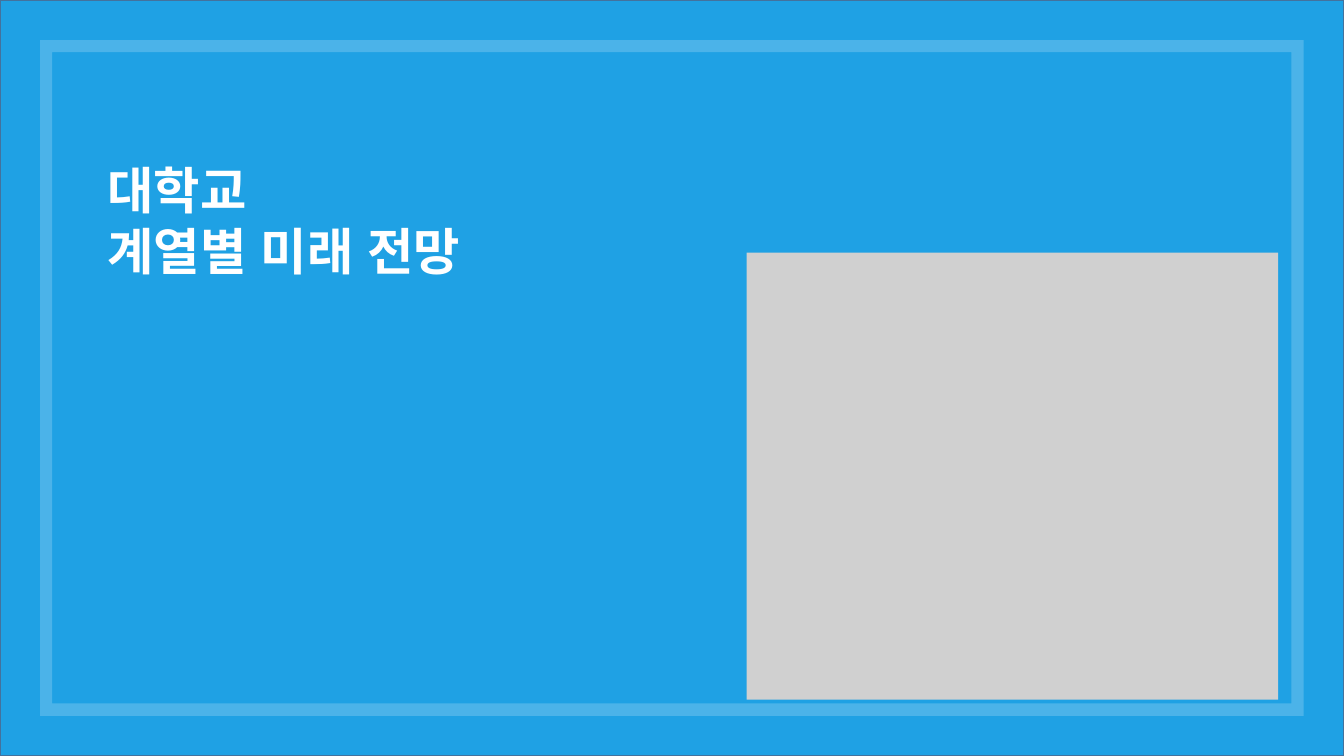
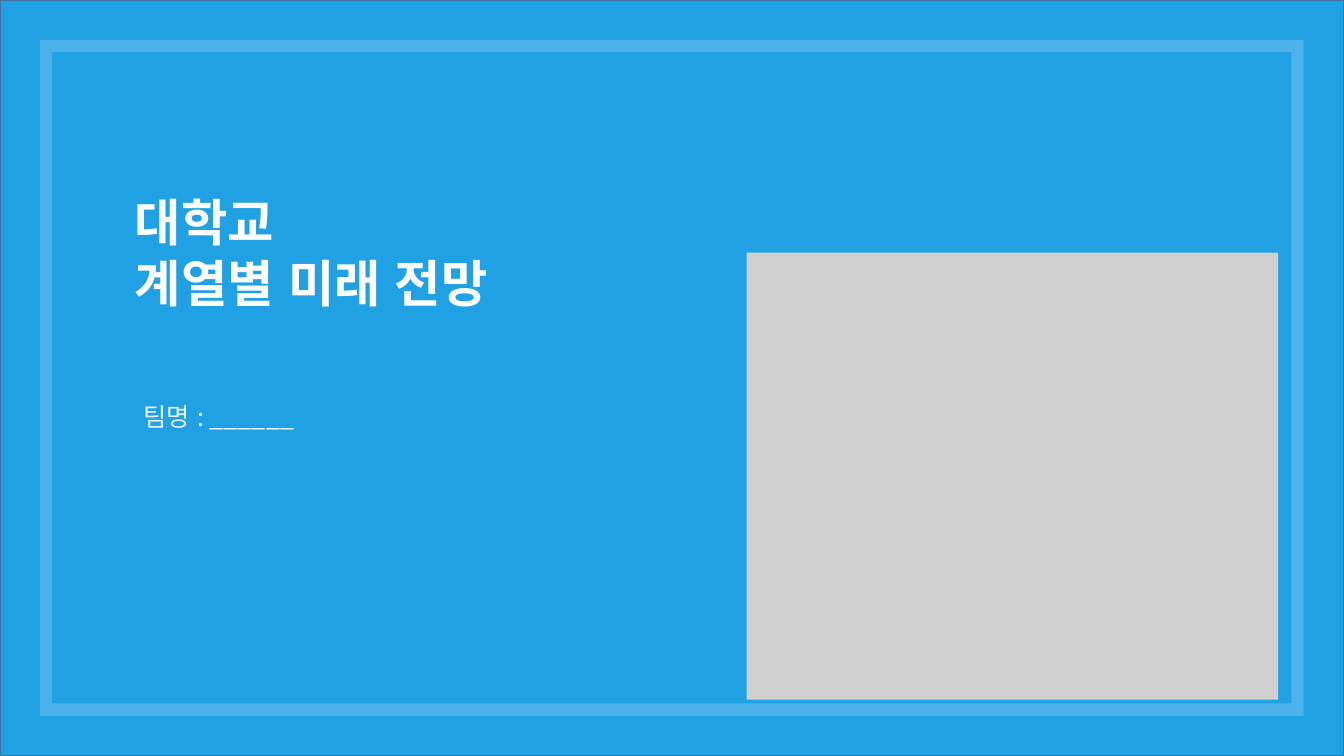
Before and after one commit to joon-11/23_dataAnalisysContestProject, a slide deck: slide 1 of submit.pptx. Drawn at 1344x756 pixels with LibreOffice and Linux fonts; fonts in the diff are those of the drawing; grey boxes stand for pictures. Boxes give left, top, right and bottom in pixels: in the first picture for what was removed or moved away, otherwise in the second. Text is boxed around its words. In the diff, an @@ line names an element or a change of style, - is before the commit and + after.

```diff
--- a/submit.pptx
+++ b/submit.pptx
@@ text "대학교": place and size @@
-text "대학교" at bbox=[107, 166, 461, 275]
+text "대학교" at bbox=[135, 198, 488, 307]
@@ text added at bbox=[144, 405, 190, 428], 18 pt, text #E8F5FC @@
+팀명 : ______
```
Also in this commit, not shown: 1 other slide changed, 1 slide added, 1 slide removed.
